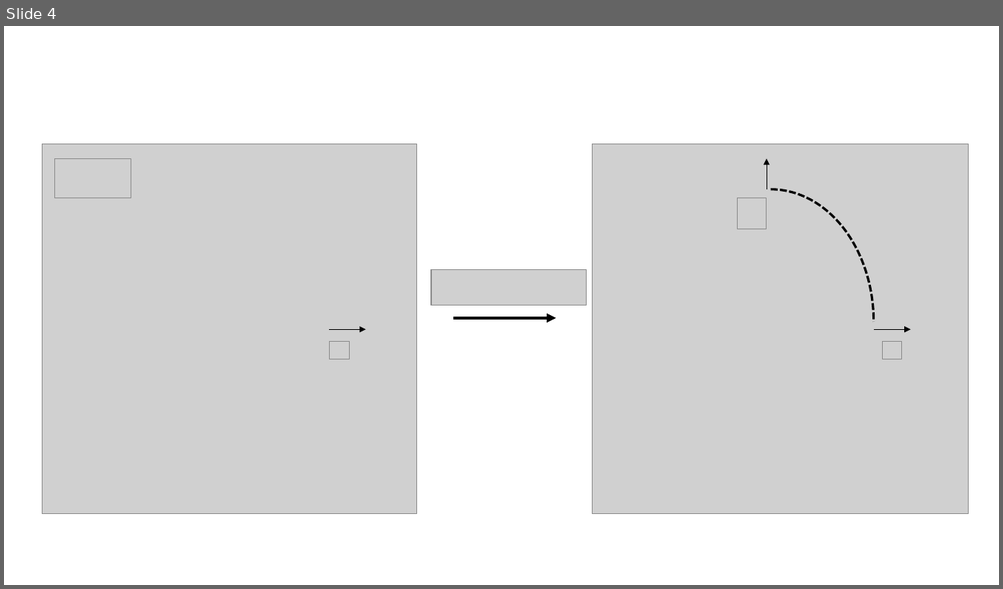
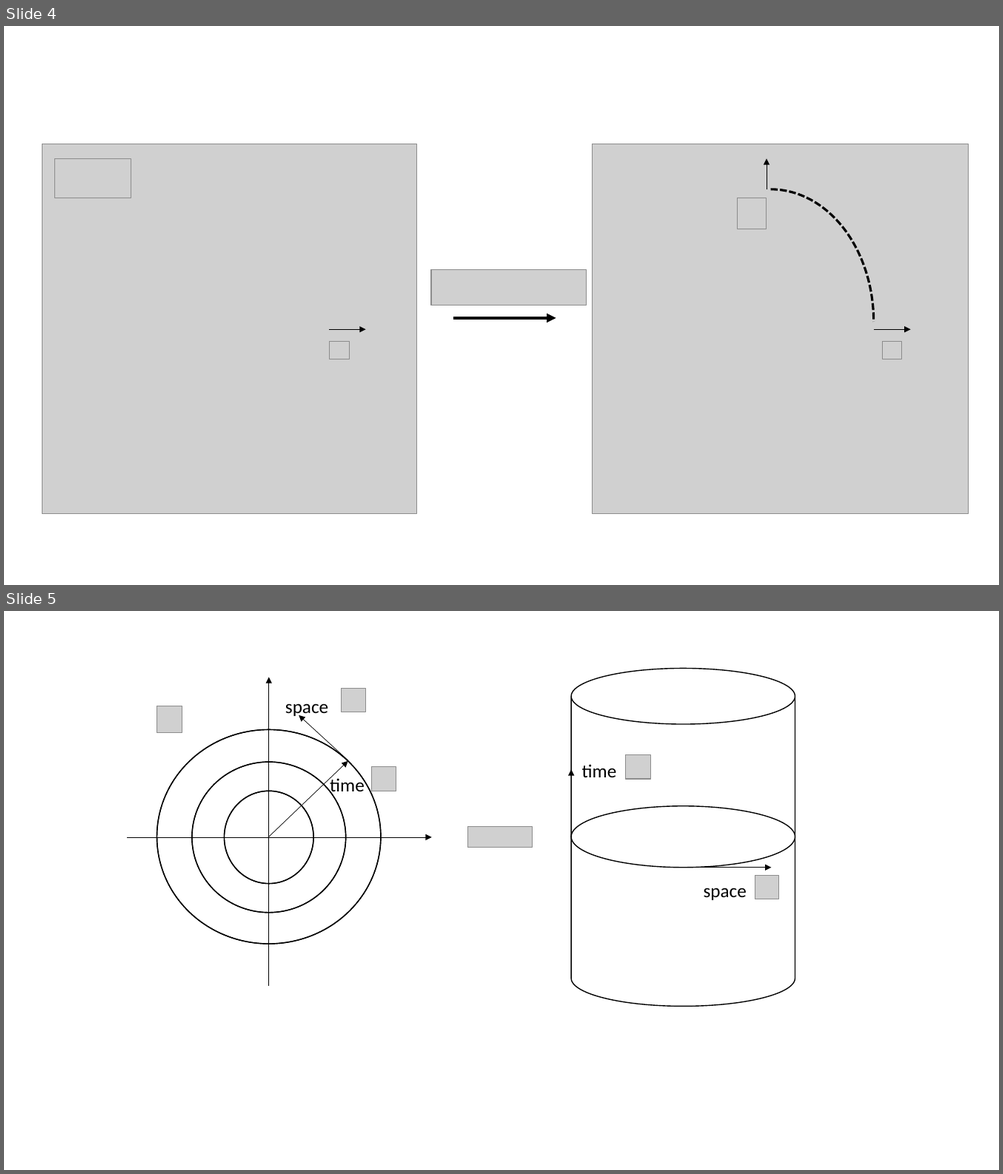
Before and after one commit to avstjohn/cft, a slide deck: images/coordinate_grids/Presentation1.pptx. Shown one above the other, each under a label of ours: slide 4 before the commit, slides 4 and 5 after it. The pictures are 1003x589 and 1003x1174 pixels, drawn with LibreOffice and Linux fonts; fonts in the diff are those of the drawing; grey boxes stand for pictures. Boxes give left, top, right and bottom in pixels: in the first picture for what was removed or moved away, otherwise in the second. Text is boxed around its words. In the diff, an @@ line names an element or a change of style, - is before the commit and + after.

```diff
--- a/images/coordinate_grids/Presentation1.pptx
+++ b/images/coordinate_grids/Presentation1.pptx
@@ slide 5 added at box(4, 611, 999, 1170), background #FFFFFF @@
@@ group added at box(127, 669, 795, 1006): 6 arrows, 6 pictures, 4 texts, 3 donuts, 1 cylinder, 1 ellipse @@
+space
+time
+time
+space
```
Also in this commit, not shown: 4 other files.
